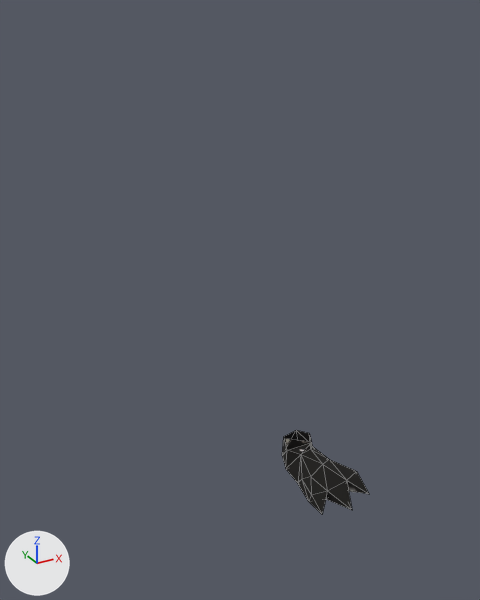
One commit to the OBJ model ProyectoFinal/Models/Pinguino/Pie_izq.obj: the scene before it, then after it.
Rendered twice from a 50 mm lens placed at (-1.21, -2.2, 2.07), pointed at (-0.01, -0.02, 0.98). The axes (+X, +Y, +Z) are drawn at lower left. The lights are the same throughout. Mesh edges are drawn as thin lines. Where no turn or scale is listed for an object, it has been applied to the vertices.

Names of what the first picture shows: 'Pie_izq'.
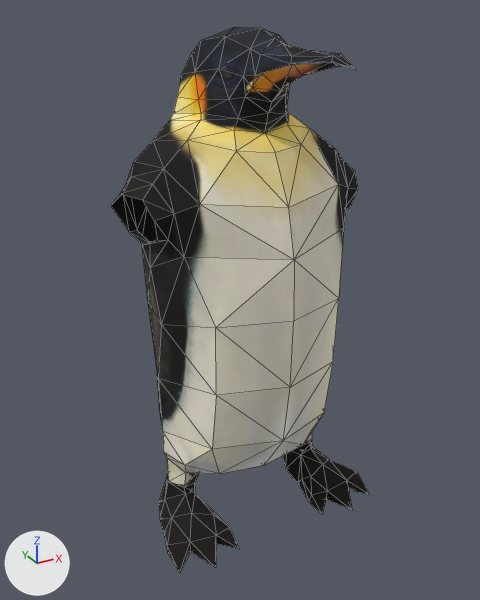
Location of each change, [x1, y1, x2, y2] in pixels of the pictures (480 x 600 px):
'BodyPinguino', added: after [111, 27, 358, 487]
'Pie_der', added (black): after [159, 473, 239, 572]

What changed in the scene script:
```text
Add mat_mat_0_tpenguin_diffuse_jpg_001:
    mat_mat_0_tpenguin_diffuse_jpg_001 = principled_material('mat_0_TPenguin_Diffuse_jpg.001')
    mat_mat_0_tpenguin_diffuse_jpg_001.texture = img_tpenguin_diffuse_jpg
    mat_mat_0_tpenguin_diffuse_jpg_001.roughness = 0.901
Add mat_mat_0_tpenguin_diffuse_jpg_002:
    mat_mat_0_tpenguin_diffuse_jpg_002 = principled_material('mat_0_TPenguin_Diffuse_jpg.002')
    mat_mat_0_tpenguin_diffuse_jpg_002.texture = img_tpenguin_diffuse_jpg
    mat_mat_0_tpenguin_diffuse_jpg_002.roughness = 0.901
Add me_pie_der:
    me_pie_der.from_pydata(...)  # 30 vertices, 52 faces; spans x -0.477..-0.202, y -0.407..0.075, z 0.038..0.232
    me_pie_der.materials.append(mat_mat_0_tpenguin_diffuse_jpg_001)  # picture img_tpenguin_diffuse_jpg
Add me_bodypinguino:
    me_bodypinguino.from_pydata(...)  # 232 vertices, 442 faces; spans x -0.47..0.47, y -0.66..0.66, z 0.15..2.01
    me_bodypinguino.materials.append(mat_mat_0_tpenguin_diffuse_jpg_002)  # picture img_tpenguin_diffuse_jpg
Add ob_pie_der:
    ob_pie_der = bpy.data.objects.new('Pie_der', me_pie_der)
    ob_pie_der.location = (0.0, 0.0, 0.0)
Add ob_bodypinguino:
    ob_bodypinguino = bpy.data.objects.new('BodyPinguino', me_bodypinguino)
    ob_bodypinguino.location = (0.0, 0.0, 0.0)
```
